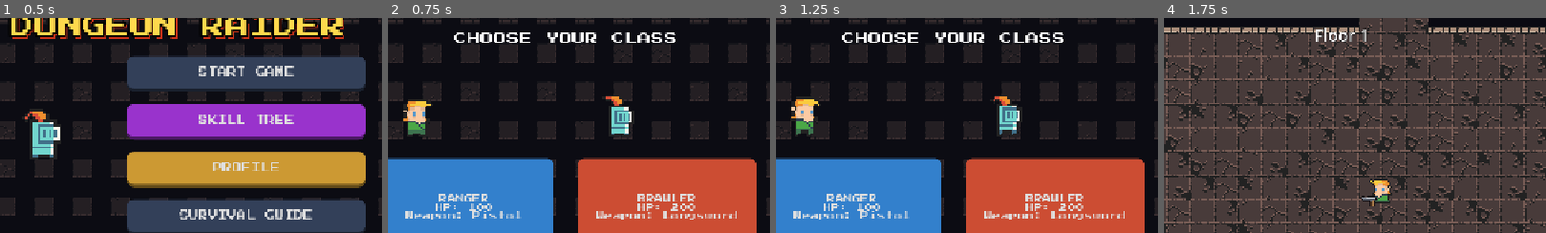
Above: before the commit, frames 1-4 (left to right).
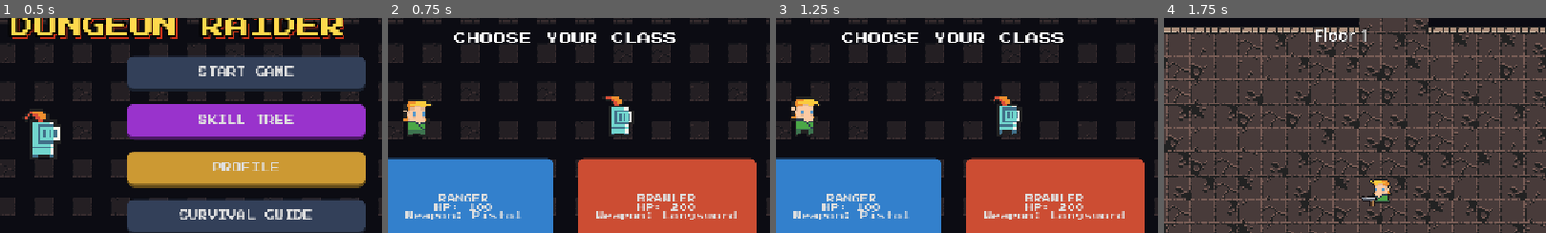
Above: after the commit, the same moments.

Repository: halo07-pixel/dungeon-raider-godot
Game: Godot game, scene res://scenes/main_menu.tscn
The game is run twice, just before and just after one commit, with the same random seed, the same clock (stepped at 60 frames per second) and the same inputs.
Inputs:
- Up to frame 1 (0.5 s): no input
- Up to frame 2 (0.75 s): click "START GAME" at 0.5 s
- Up to frame 3 (1.25 s): no input
- Up to frame 4 (1.75 s): click "RANGER HP: 100 Weapon: Pistol" at 1.25 s
The pictures show only the part of the screen within x 27-77%, y 14-64%; the shares and areas given below are measured in that part.

Frame 1 is identical in both runs. In frame 2, 0.3% of the frame differs, in the area x 9-91%, y 6-94%; in frame 3, 0.3%; in frame 4, nothing differs.

Commit message:
Sửa lỗi game xuất bản không tải được ảnh/font: ưu tiên load() bản đã import
Co-Authored-By: Claude Sonnet 5.5 <noreply@anthropic.com>
Claude-Session: https://claude.ai/code/session_01JGPvQEUH9tvNi1JLfwV4JP

Diff:
--- a/scripts/dungeon.gd
+++ b/scripts/dungeon.gd
@@ -134,11 +134,13 @@
 	var n: int = tile_files.size()
 	var img := Image.create_empty(t * n, t, false, Image.FORMAT_RGBA8)
 	for i in n:
-		var src_img := Image.new()
-		var err := src_img.load("res://assets/dungeon/" + tile_files[i])
-		if err != OK:
+		var src_tex: Texture2D = Global.load_tex("res://assets/dungeon/" + tile_files[i])
+		if src_tex == null:
 			push_error("Không tải được asset tile: " + tile_files[i])
 			continue
+		var src_img: Image = src_tex.get_image()
+		if src_img.is_compressed():
+			src_img.decompress()
 		src_img.convert(Image.FORMAT_RGBA8)
 		src_img.resize(t, t, Image.INTERPOLATE_NEAREST)
 		img.blit_rect(src_img, Rect2i(Vector2i.ZERO, Vector2i(t, t)), Vector2i(i * t, 0))
--- a/scripts/global.gd
+++ b/scripts/global.gd
@@ -193,14 +193,19 @@
 ## I/O đĩa + cấp phát lại mỗi lần gọi. Gom về 1 chỗ, load 1 lần/path rồi tái sử dụng.
 var _tex_cache: Dictionary = {}
 
-func load_tex(path: String) -> ImageTexture:
+## Ưu tiên load() (bản đã import — BẮT BUỘC để chạy được trong game đã xuất, vì file PNG gốc
+## không được đóng gói). Chỉ khi chưa có bản import (headless / chưa mở editor) mới đọc file thô.
+func load_tex(path: String) -> Texture2D:
 	if _tex_cache.has(path):
 		return _tex_cache[path]
-	var img := Image.new()
-	var tex: ImageTexture = null
-	if img.load(path) == OK:
-		tex = ImageTexture.create_from_image(img)
-	else:
+	var tex: Texture2D = null
+	if ResourceLoader.exists(path):
+		tex = load(path) as Texture2D
+	if tex == null:
+		var img := Image.new()
+		if img.load(path) == OK:
+			tex = ImageTexture.create_from_image(img)
+	if tex == null:
 		push_error("Không tải được ảnh: " + path)
 	_tex_cache[path] = tex
 	return tex
@@ -213,12 +218,18 @@
 
 func pixel_font() -> FontFile:
 	if _pixel_font == null:
-		_pixel_font = FontFile.new()
-		var bytes := FileAccess.get_file_as_bytes(PIXEL_FONT_PATH)
-		if bytes.is_empty():
-			push_error("Không tải được pixel font: " + PIXEL_FONT_PATH)
+		var imported: FontFile = null
+		if ResourceLoader.exists(PIXEL_FONT_PATH):
+			imported = load(PIXEL_FONT_PATH) as FontFile # bản đã import — dùng được khi xuất game
+		if imported != null:
+			_pixel_font = imported
 		else:
-			_pixel_font.data = bytes
+			_pixel_font = FontFile.new()
+			var bytes := FileAccess.get_file_as_bytes(PIXEL_FONT_PATH)
+			if bytes.is_empty():
+				push_error("Không tải được pixel font: " + PIXEL_FONT_PATH)
+			else:
+				_pixel_font.data = bytes
 	return _pixel_font
 
 
Not shown, added: scripts/lava_tile.gd.uid
